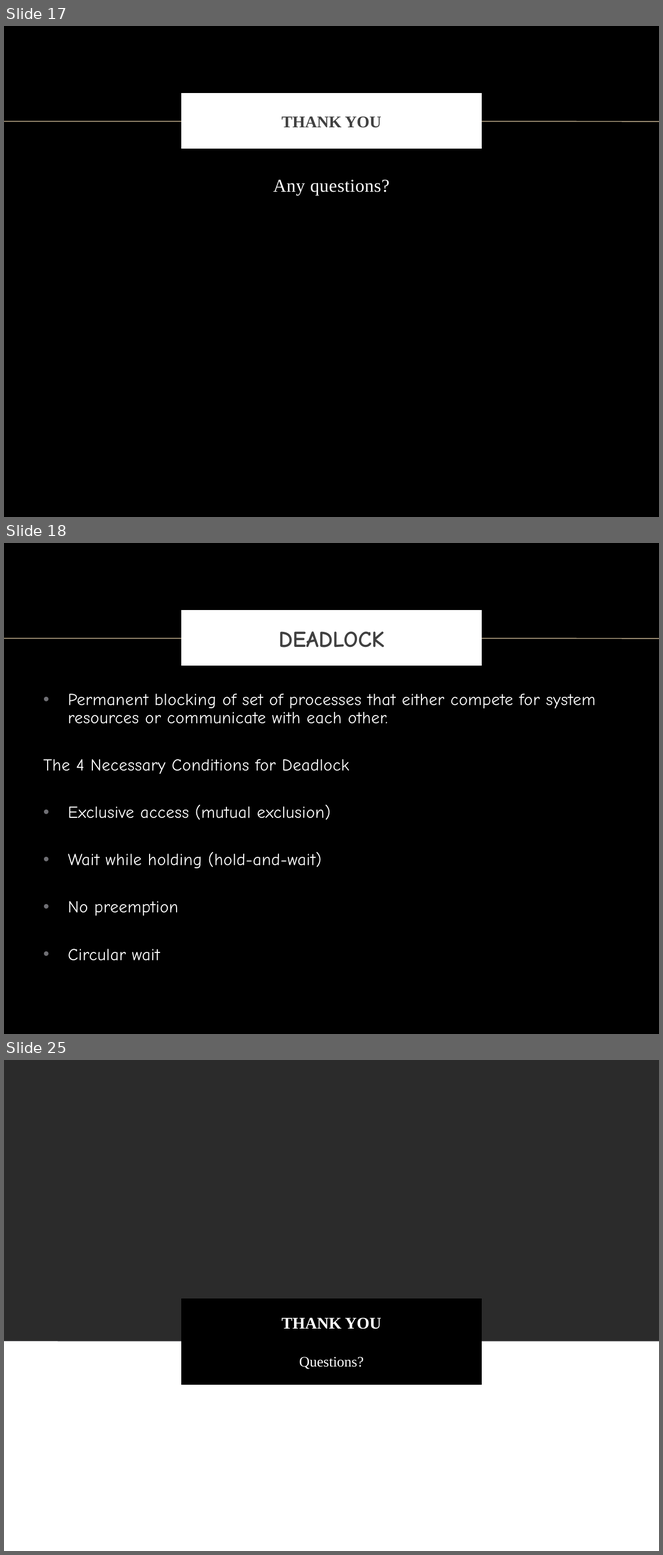
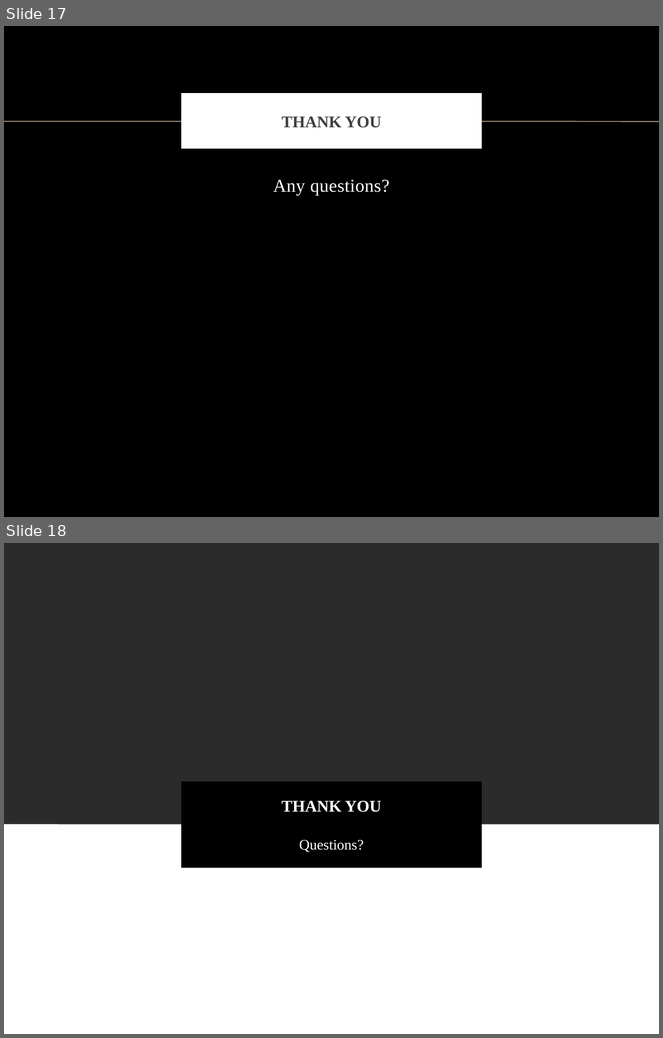
Before and after one commit to vong-srey/Paravantage, a slide deck: Deadlock.pptx. Shown one above the other, each under a label of ours: slides 17, 18 and 25 before the commit, slides 17 and 18 after it; the slides between them are not shown. The pictures are 663x1555 and 663x1038 pixels, drawn with LibreOffice and Linux fonts; fonts in the diff are those of the drawing; background and template pictures are left out; a plain dark background stands for a picture behind light text. Boxes give left, top, right and bottom in pixels: in the first picture for what was removed or moved away, otherwise in the second. Text is boxed around its words. In the diff, an @@ line names an element or a change of style, - is before the commit and + after.

```diff
--- a/Deadlock.pptx
+++ b/Deadlock.pptx
@@ slide 18 removed at [4,543,659,1034], background picture (left out); not listed: 1 template element that a slide beside it also shows @@
@@ title removed at [184,613,479,664] @@
-DEADLOCK
@@ text removed at [44,694,596,961] @@
-• Permanent blocking of set of processes that either compete for system resources or communicate with each other.
-The 4 Necessary Conditions for Deadlock
-• Exclusive access (mutual exclusion)
-• Wait while holding (hold-and-wait)
-• No preemption
-• Circular wait
@@ what was slide 25 is now slide 18 @@
```
Also in this commit, not shown: 6 other slides removed.
